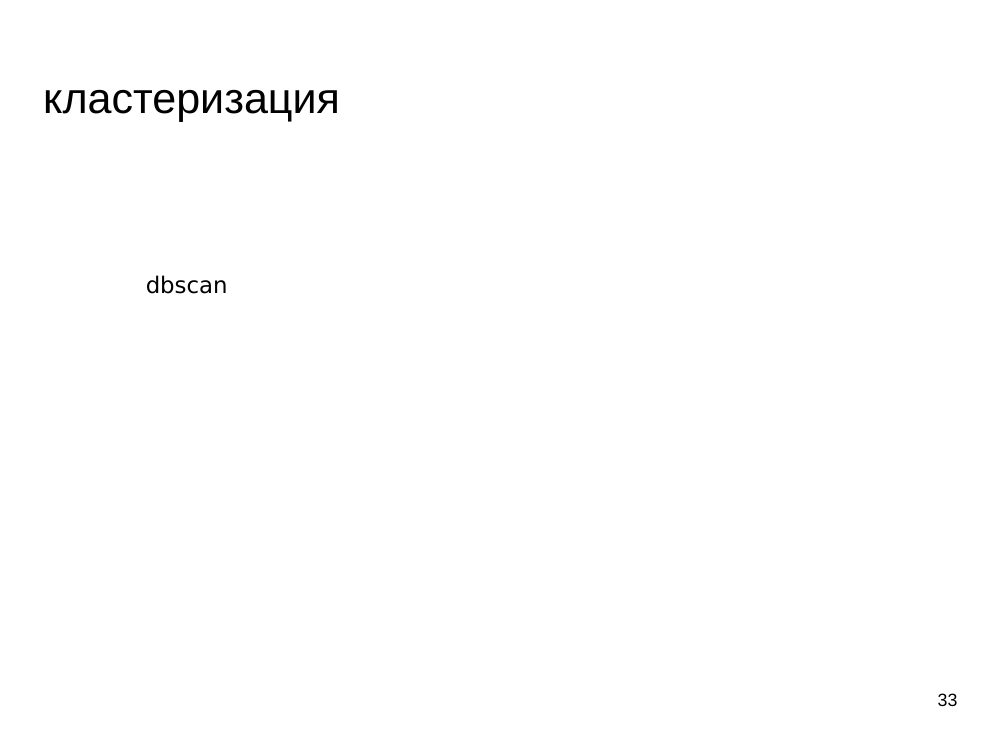
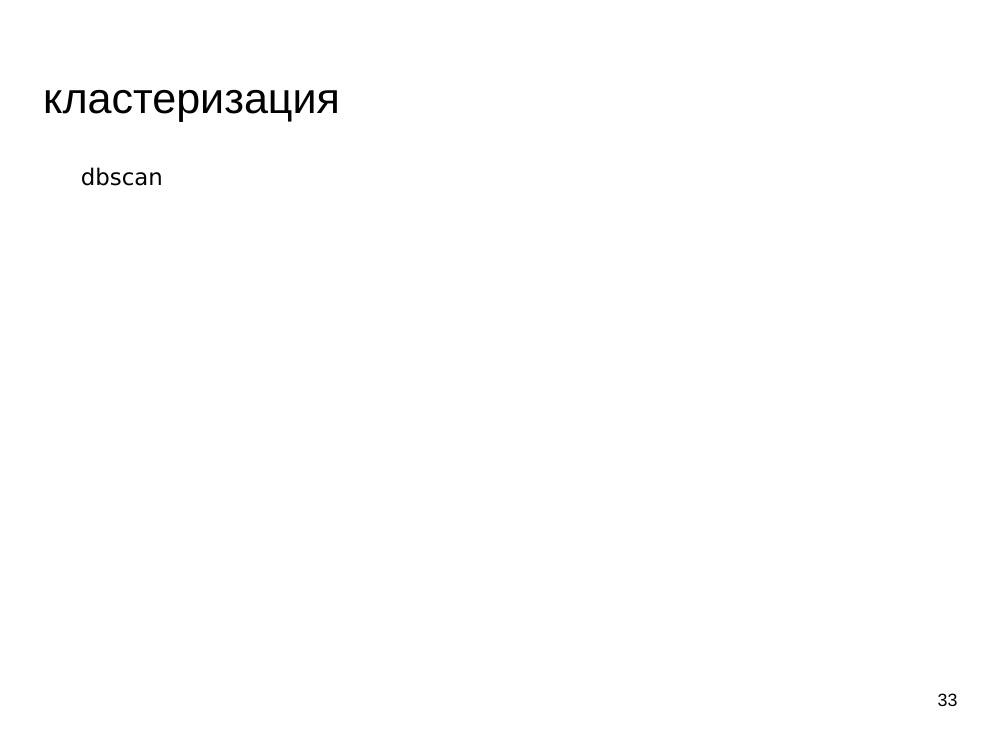
Before and after one commit to mechanoid5/ml_lectorium_legacy, a slide deck: slide 33 of 07-cluster.odp. Drawn at 1008x756 pixels with LibreOffice and Linux fonts; fonts in the diff are those of the drawing; background and template pictures are left out. Boxes give left, top, right and bottom in pixels: in the first picture for what was removed or moved away, otherwise in the second. Text is boxed around its words. In the diff, an @@ line names an element or a change of style, - is before the commit and + after.

```diff
--- a/07-cluster.odp
+++ b/07-cluster.odp
@@ text "dbscan": place and size @@
-text "dbscan" at bbox=[146, 275, 228, 294]
+text "dbscan" at bbox=[81, 167, 163, 186]
```
Also in this commit, not shown: 1 other file.
